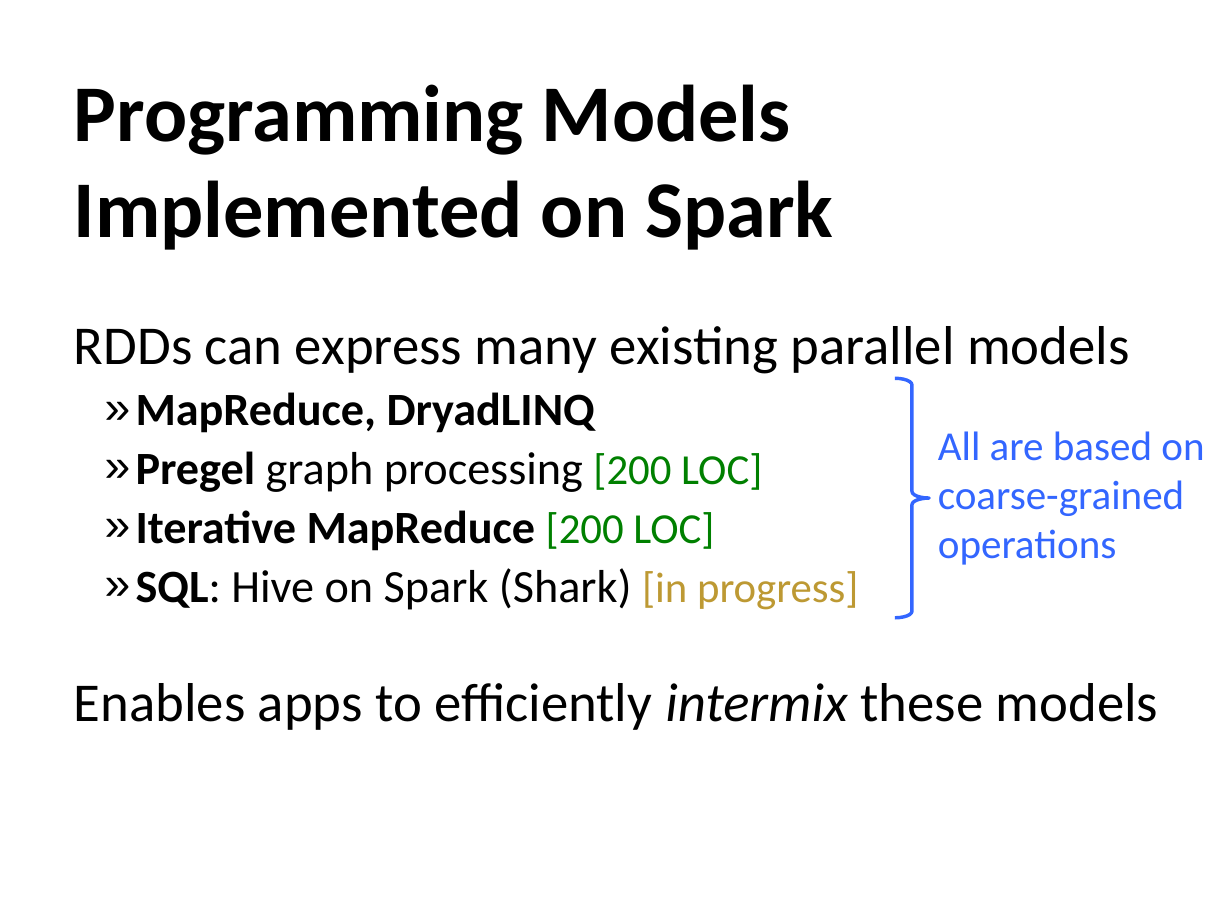
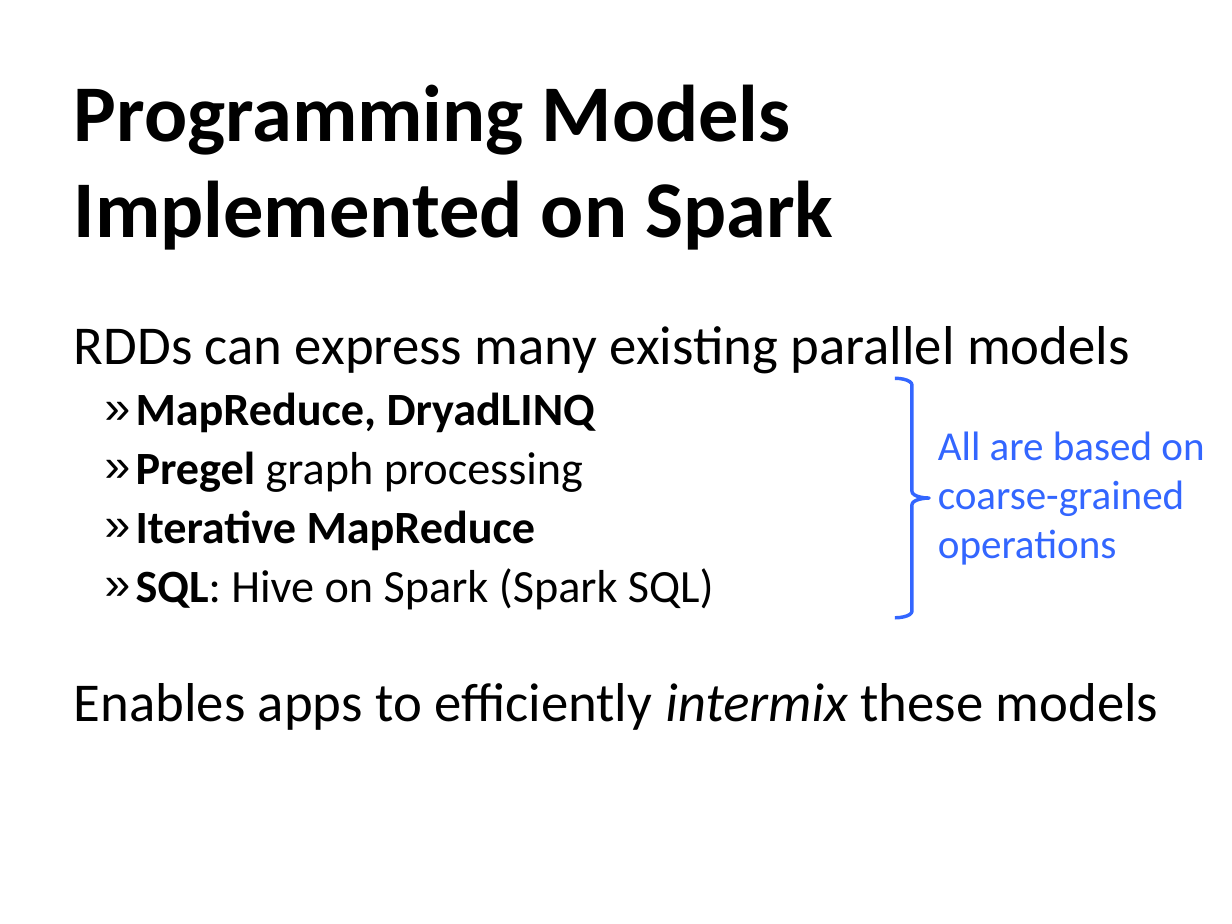
Before and after one commit to mahtabgodara/spark-repo, a slide deck: slide 5 of slides/RDD-4-spark.pptx (slide 22 before the commit). Drawn at 1232x924 pixels with LibreOffice and Linux fonts; fonts in the diff are those of the drawing. Boxes give left, top, right and bottom in pixels: in the first picture for what was removed or moved away, otherwise in the second. Text is boxed around its words. In the diff, an @@ line names an element or a change of style, - is before the commit and + after.

Commit message:
updated slide

```diff
--- a/slides/RDD-4-spark.pptx
+++ b/slides/RDD-4-spark.pptx
@@ text at bbox=[136, 451, 714, 610]: text changed @@
-  » Pregel graph processing [200 LOC]
-  » Iterative MapReduce [200 LOC]
-  » SQL: Hive on Spark (Shark) [in progress]
+  » Pregel graph processing
+  » Iterative MapReduce
+  » SQL: Hive on Spark (Spark SQL)
```
Also in this commit, not shown: 2 other slides changed, 3 slides added, 4 slides removed.
